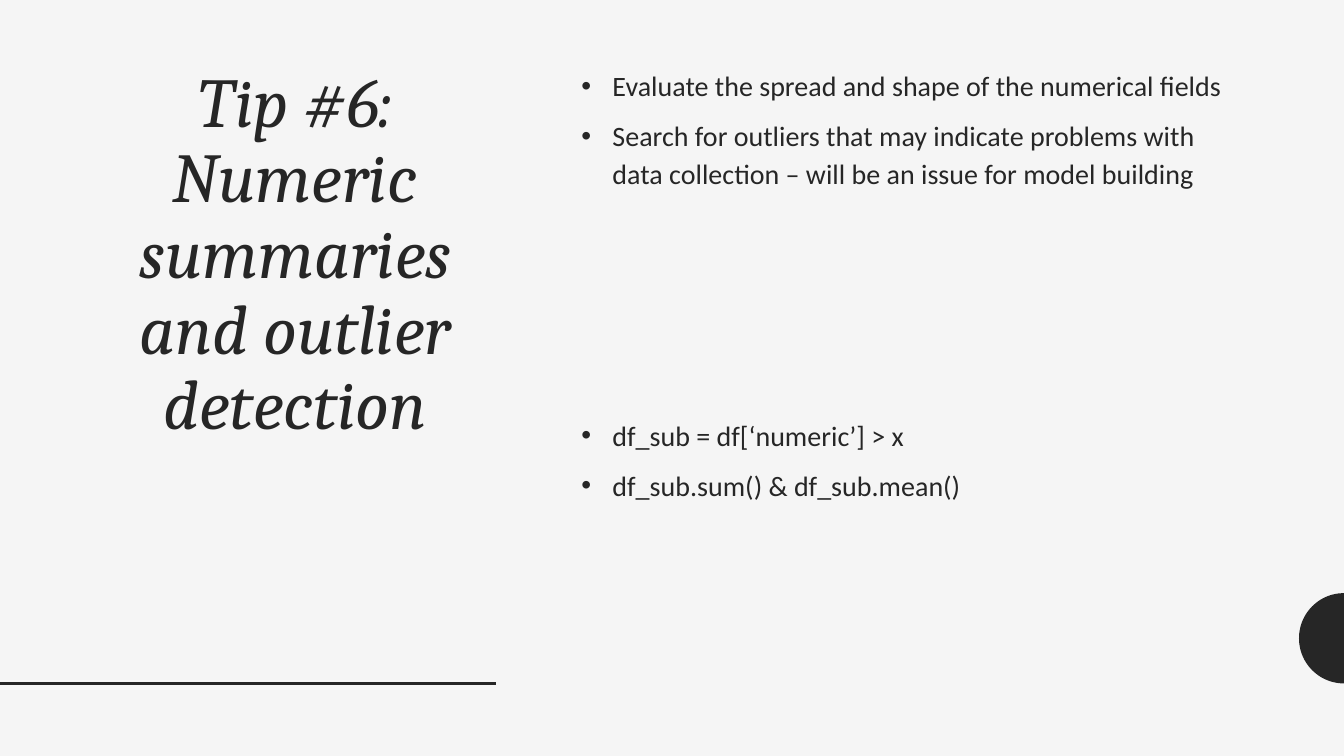
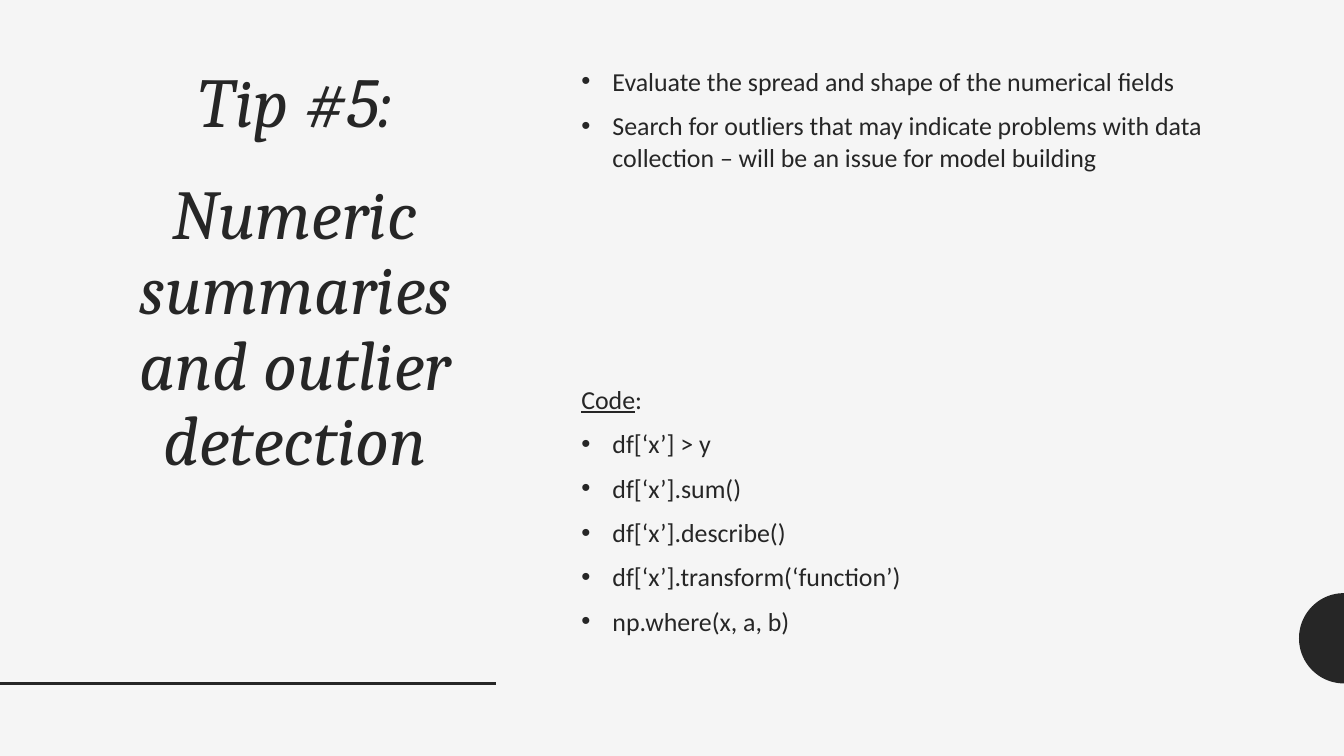
Before and after one commit to JamesWWilson/UCLA-DataFest-Python-Data-Wrangling, a slide deck: slide 24 of IntroPython_TipsForSuccess.pptx (slide 11 before the commit). Drawn at 1344x756 pixels with LibreOffice and Linux fonts; fonts in the diff are those of the drawing. Boxes give left, top, right and bottom in pixels: in the first picture for what was removed or moved away, otherwise in the second. Text is boxed around its words. In the diff, an @@ line names an element or a change of style, - is before the commit and + after.

```diff
--- a/IntroPython_TipsForSuccess.pptx
+++ b/IntroPython_TipsForSuccess.pptx
@@ text "Evaluate the spread and shape ..." at (x1=612, y1=73, x2=1202, y2=172): size 20 to 18.5 pt; line spacing 1.12 to 1.02 @@
@@ title at (x1=139, y1=80, x2=451, y2=466): text changed @@
-Tip #6:
-Numeric summaries and outlier detection
+Tip #5:
+Numeric summaries and outlier detection
@@ text at (x1=581, y1=391, x2=900, y2=635): text changed; size 20 to 18.5 pt @@
-• df_sub = df[‘numeric’] > x
-• df_sub.sum() & df_sub.mean()
+Code:
+• df[‘x’] > y
+• df[‘x’].sum()
+• df[‘x’].describe()
+• df[‘x’].transform(‘function’)
+• np.where(x, a, b)
```
Also in this commit, not shown: 8 other slides changed, 31 slides added, 1 slide removed, 3 other files.
